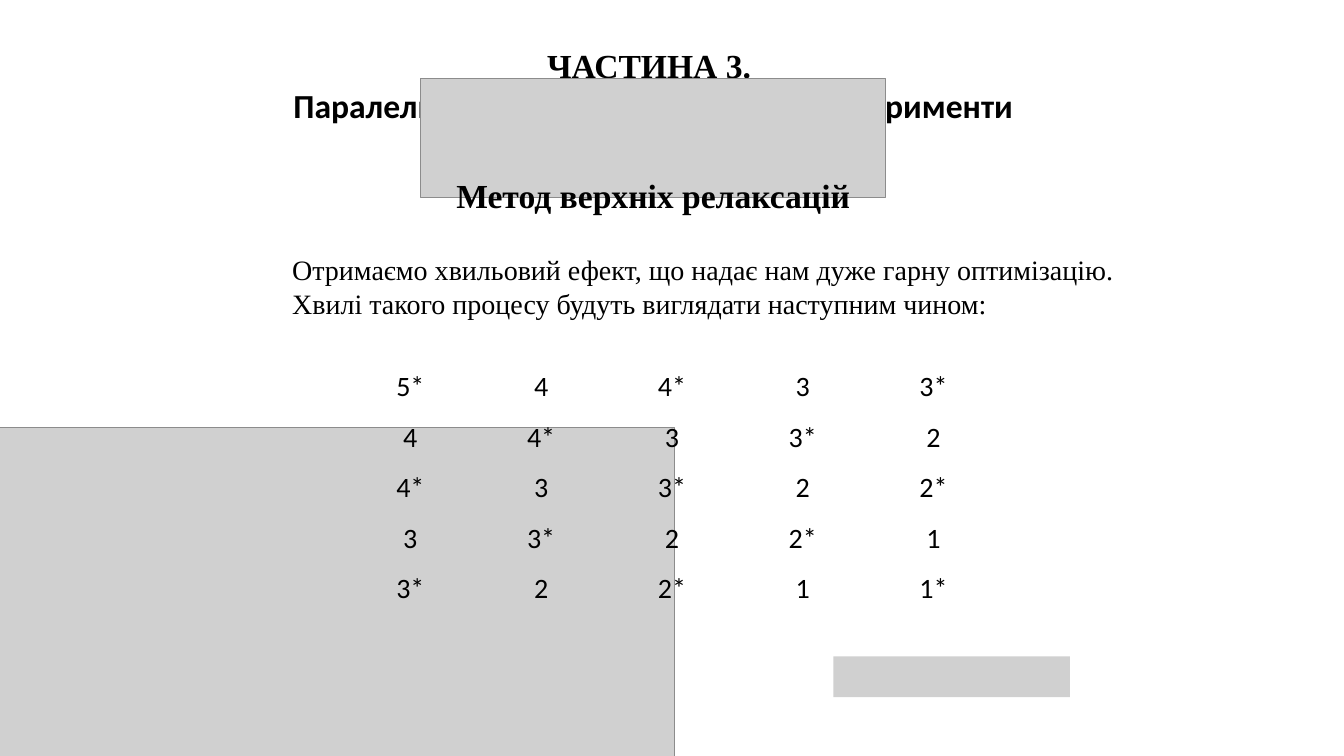
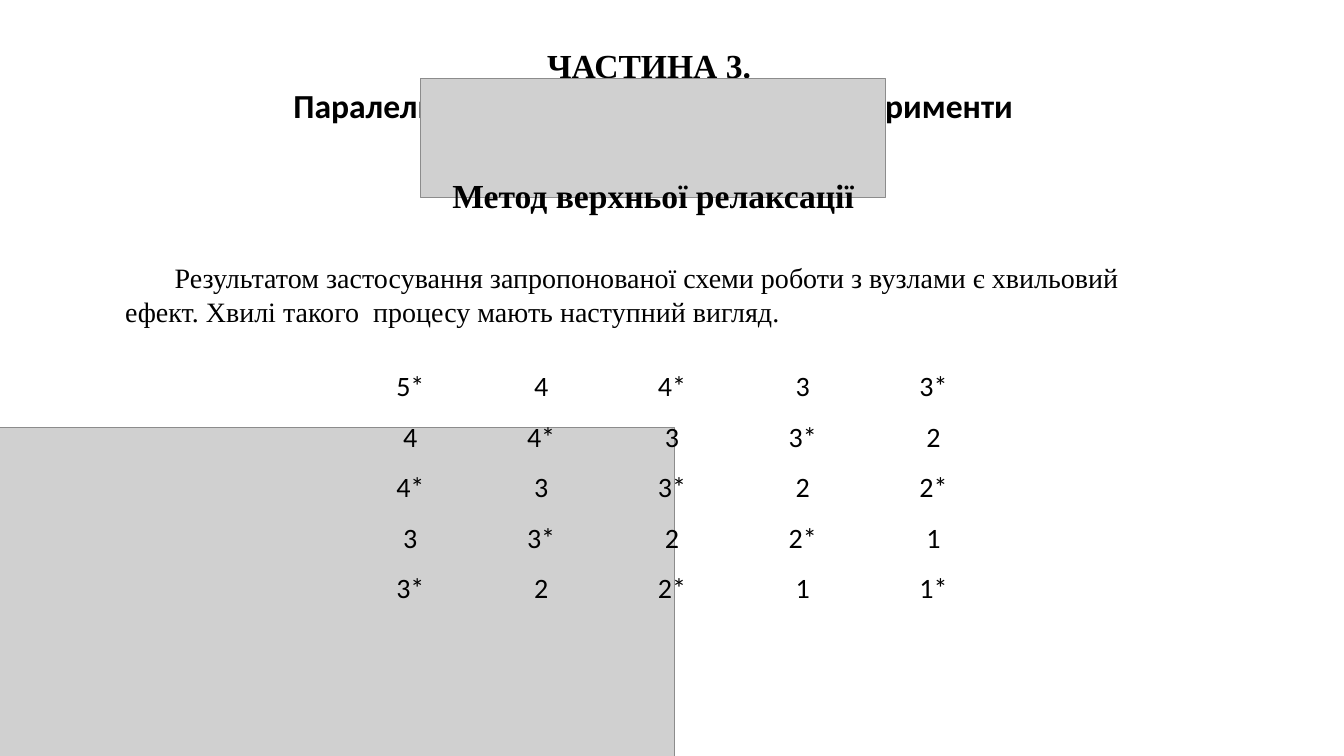
Before and after one commit to icrosil/R_-_UR_methods, a slide deck: slide 13 of types/Illia_Olenchenko_Presentation.pptx. Drawn at 1344x756 pixels with LibreOffice and Linux fonts; fonts in the diff are those of the drawing; grey boxes stand for pictures. Boxes give left, top, right and bottom in pixels: in the first picture for what was removed or moved away, otherwise in the second. Text is boxed around its words. In the diff, an @@ line names an element or a change of style, - is before the commit and + after.

```diff
--- a/types/Illia_Olenchenko_Presentation.pptx
+++ b/types/Illia_Olenchenko_Presentation.pptx
@@ text at (452,184,854,215): text changed @@
-Метод верхніх релаксацій
+Метод верхньої релаксації
@@ text at (125,268,1118,328): text changed @@
-Отримаємо хвильовий ефект, що надає нам дуже гарну оптимізацію.
-Хвилі такого процесу будуть виглядати наступним чином:
+Результатом застосування запропонованої схеми роботи з вузлами є хвильовий ефект. Хвилі такого процесу мають наступний вигляд.
@@ picture removed at (834,656,1071,697) @@
```
Also in this commit, not shown: 13 other slides changed, 4 other files.
